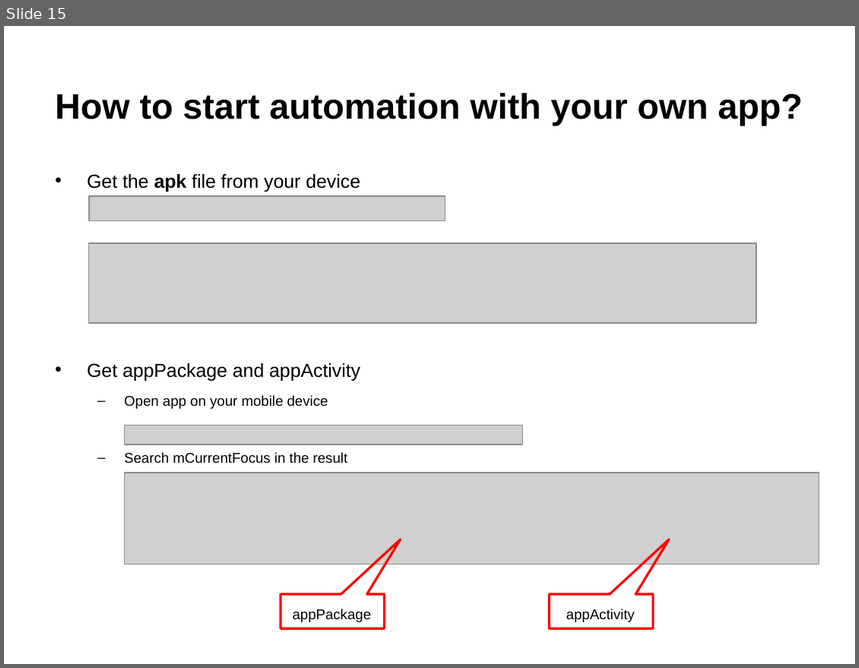
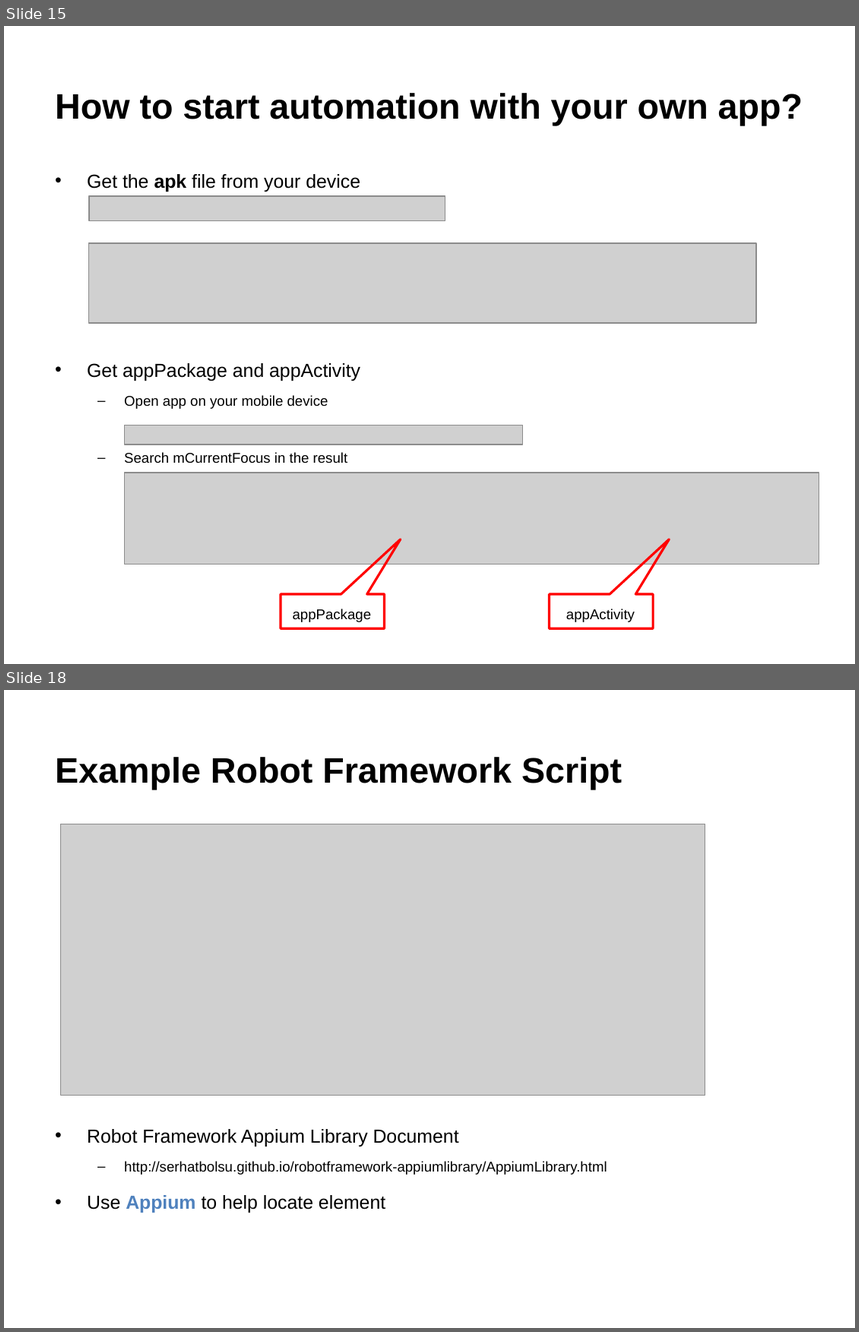
Before and after one commit to blackcatcoe/robot-mobile, a slide deck: Robot-Mobile.pptx. Shown one above the other, each under a label of ours: slide 15 before the commit, slides 15 and 18 after it; the slides between them are not shown. The pictures are 859x668 and 859x1332 pixels, drawn with LibreOffice and Linux fonts; fonts in the diff are those of the drawing; grey boxes stand for pictures. Boxes give left, top, right and bottom in pixels: in the first picture for what was removed or moved away, otherwise in the second. Text is boxed around its words. In the diff, an @@ line names an element or a change of style, - is before the commit and + after.

```diff
--- a/Robot-Mobile.pptx
+++ b/Robot-Mobile.pptx
@@ slide 18 added at bbox=[4, 690, 855, 1328], background #FFFFFF @@
@@ title added at bbox=[55, 757, 622, 790], 30 pt, text #000000, bold @@
+Example Robot Framework Script
@@ picture added at bbox=[61, 825, 705, 1096] @@
@@ text added at bbox=[87, 1129, 607, 1213], 12 pt, text #000000 @@
+• Robot Framework Appium Library Document
+  – http://serhatbolsu.github.io/robotframework-appiumlibrary/AppiumLibrary.html
+• Use Appium to help locate element
```
Also in this commit, not shown: 1 slide changed, 3 other slides added, 2 other files.
